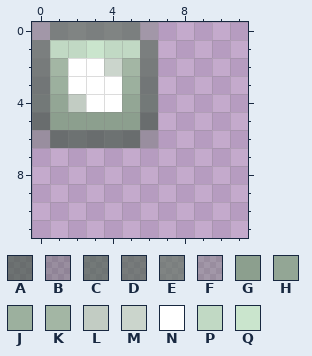
Two versions of one pixel-art sprite, MonoDevelop.DBinding/icons/static-16.png. Above: the version before the commit.
The file is 16x16 pixels. Colours within 5 levels of each other are drawn and written as one. Shown: x 0..11, y 0..11.
Palette (. is transparent): A #3f5442a6  B #41534153  C #485e4ba6  D #4e6250a6  E #5b6f5ca6  F #5c6f5c53  G #8c9f8e  H #93a695  J #9cb09e  K #a3b6a4  L #c2ccc3  M #cbd5cc  N #ffffff  P #c1d9c4  Q #cae5cd
And afterwards:
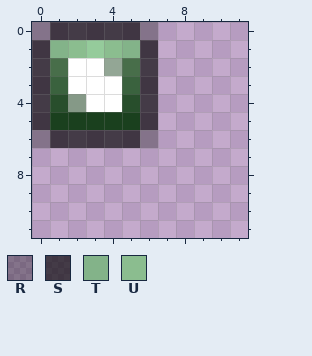
Colours new in this view: R #00000053  S #000000a6  T #83b389  U #8bbd8f
Author's note on the commit: added color to static icon
Changes in this commit:
colour G: #8c9f8e -> #1a401e
colour H: #93a695 -> #284e2c
colour J: #9cb09e -> #3a623e
colour K: #a3b6a4 -> #486e4a
colour L: #c2ccc3 -> #859987
colour M: #cbd5cc -> #93a695
colour Q: #cae5cd -> #95cb9b
y 0: x 0..6 FEEEEEF -> RSSSSSR
y 1: x 0..2 EPP -> STU; x 4..6 PPE -> UTS
y 2..3: x 0 D -> S; x 6 D -> S
y 4: x 0 C -> S; x 6 C -> S
y 5: x 0 A -> S; x 6 A -> S
y 6: x 0..6 BAAAAAB -> RSSSSSR
Pixel boxes of the changes (left, top, right, bottom) in both pictures:
changed: (32, 22, 158, 148)
